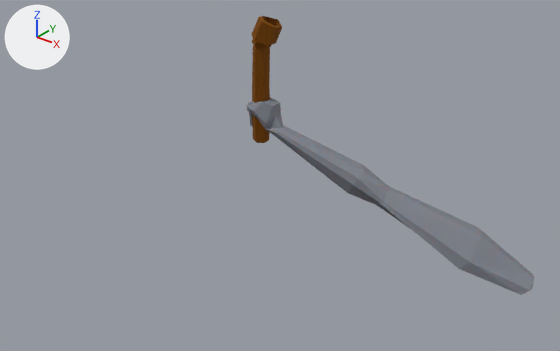
A saved change to the Blender file models/source_files/armed_pipe.blend.
Rendered twice from a camera (50 mm lens) standing at (2.15, -2.547, 1.283) and looking at (0.587, -0.595, 0.073). Every picture has the same lights, and +X, +Y and +Z are marked at upper left.

Objects in the first picture: 'arm', 'pipe'.
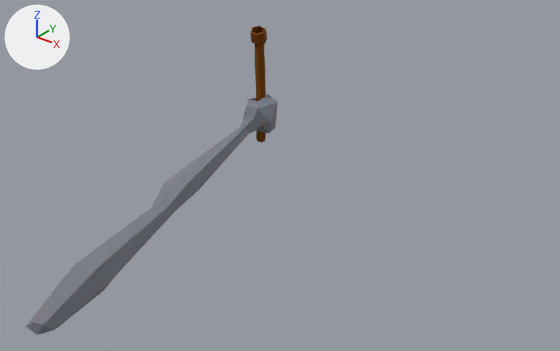
Commit message: Made pipe thinner

Where the change shows, as pixel boxes [x1, y1, x2, y2] in the pictures (560 x 351 px):
'arm', mesh turned: before [246, 97, 534, 295]; after [25, 94, 278, 335]
'pipe', reshaped (42% narrower, 9% shorter): before [252, 16, 282, 143]; after [250, 26, 267, 142]

The edits, one by one:
me_pipe is used by ob_pipe; location (0.0, 0.0, 0.0).
me_pipe had 108 vertices, 108 faces and spanned x -0.038..0.091, y -0.057..0.079, z -0.15..0.438.
me_pipe now has 120 vertices, 120 faces and spans x -0.031..0.051, y -0.061..0.023, z -0.15..0.397.
me_pipe part 1: the whole mesh is rebuilt.
me_arm has 61 vertices, 75 faces and spans x -0.065..1.339, y -0.068..0.115, z -0.472..0.078.
me_arm is used by ob_arm; location (0.0, 0.0, 0.0).
me_arm part 2: the whole mesh is turned -90 degrees about the z axis through the mesh origin.
